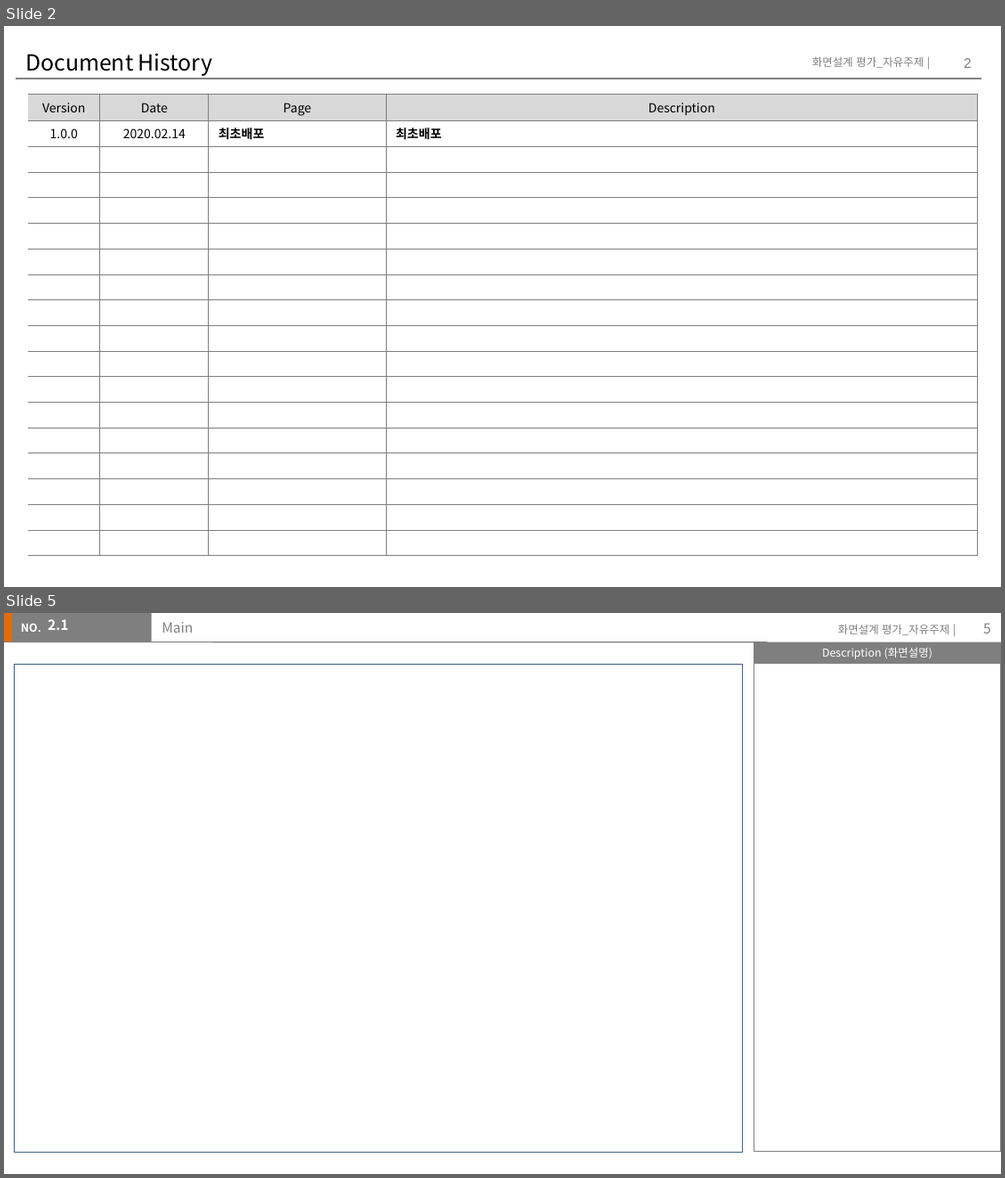
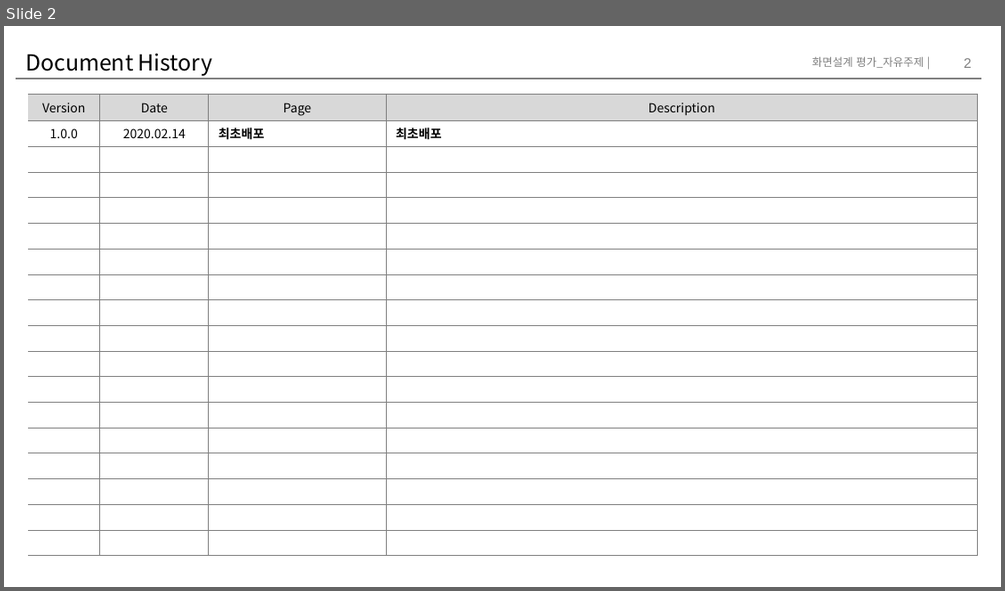
Before and after one commit to chaemilee9012/TIL2020, a slide deck: assignment/storyboard/이채미.pptx. Shown one above the other, each under a label of ours: slides 2 and 5 before the commit, slide 2 after it; the slides between them are not shown. The pictures are 1005x1178 and 1005x591 pixels, drawn with LibreOffice and Linux fonts; fonts in the diff are those of the drawing. Boxes give left, top, right and bottom in pixels: in the first picture for what was removed or moved away, otherwise in the second. Text is boxed around its words. In the diff, an @@ line names an element or a change of style, - is before the commit and + after.

```diff
--- a/assignment/storyboard/이채미.pptx
+++ b/assignment/storyboard/이채미.pptx
@@ slide 5 removed at box(4, 613, 1001, 1174), background #FFFFFF @@
@@ rectangle removed at box(4, 613, 15, 641) @@
@@ rectangle removed at box(12, 613, 152, 641) @@
@@ text removed at box(21, 624, 41, 632) @@
-NO.
@@ text removed at box(48, 619, 68, 630) @@
-2.1
@@ title removed at box(162, 622, 193, 633) @@
-Main
@@ text removed at box(838, 625, 949, 635) @@
-화면설계 평가_자유주제 |
@@ page number removed at box(983, 623, 991, 633) @@
-5
@@ line removed from (4, 641) to (768, 641) @@
@@ rectangle removed at box(14, 664, 742, 1152) @@
@@ rectangle removed at box(753, 641, 1001, 663) @@
-Description (화면설명)
@@ rectangle removed at box(753, 663, 1001, 1151) @@
```
Also in this commit, not shown: 6 slides changed, 1 slide added, 2 other slides removed, 2 other files.
